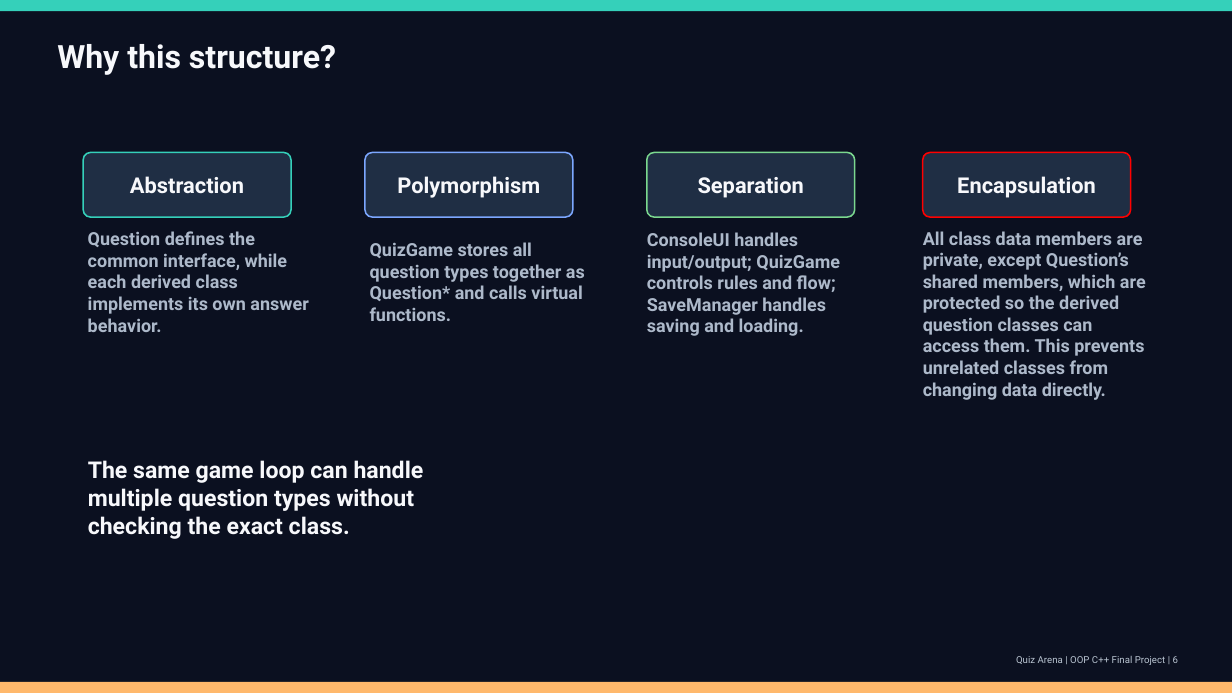
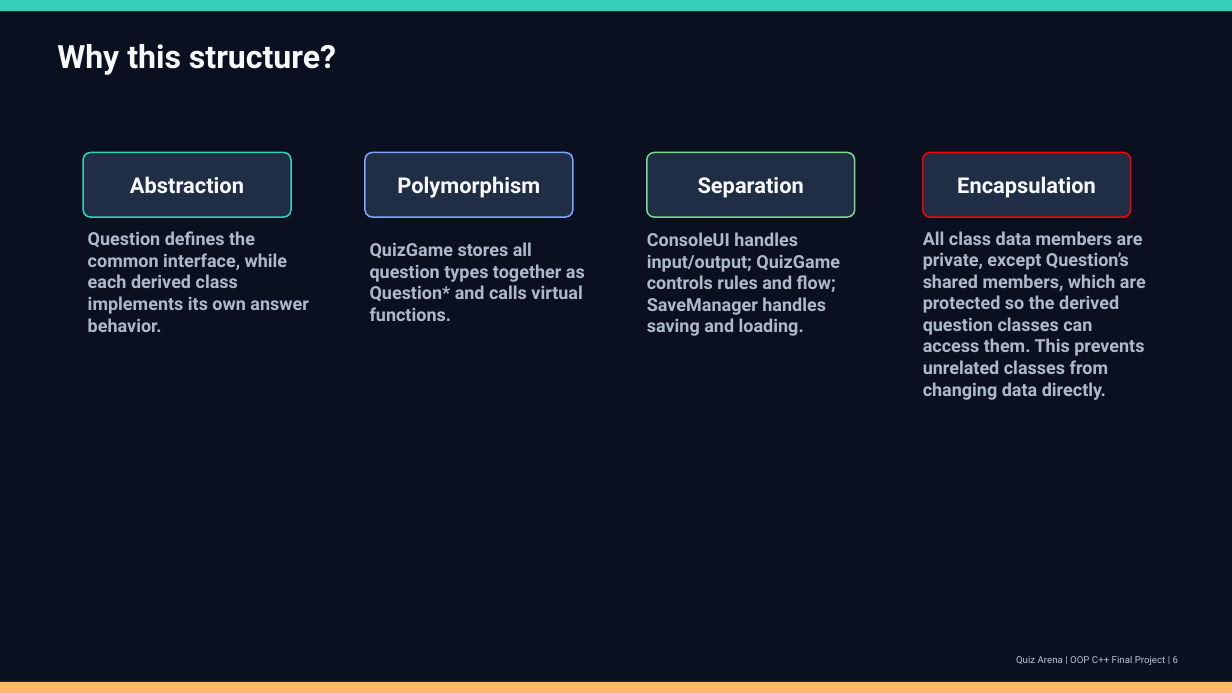
Before and after one commit to xGota7/Oop-Final-Project, a slide deck: slide 6 of Presentation/QuizArena.pptx. Drawn at 1232x693 pixels with LibreOffice and Linux fonts; fonts in the diff are those of the drawing. Boxes give left, top, right and bottom in pixels: in the first picture for what was removed or moved away, otherwise in the second. Text is boxed around its words. In the diff, an @@ line names an element or a change of style, - is before the commit and + after.

```diff
--- a/Presentation/QuizArena.pptx
+++ b/Presentation/QuizArena.pptx
@@ text removed at (x1=88, y1=460, x2=424, y2=539) @@
-The same game loop can handle multiple question types without checking the exact class.
```
Also in this commit, not shown: 4 other slides changed, 1 other file.
